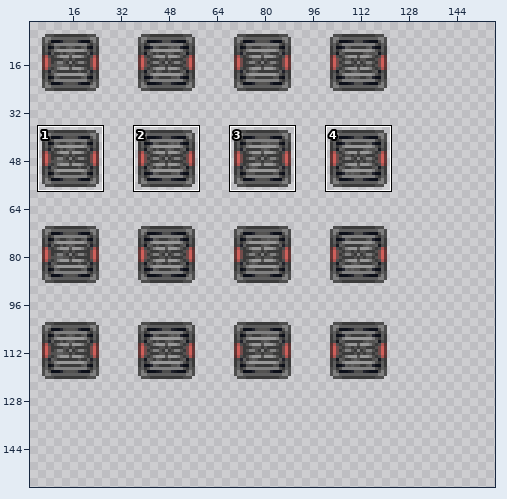
One commit to this sprite sheet: Resources/Textures/Structures/Piping/Atmospherics/vent.rsi/vent_in.png. The picture above shows the old version from afar; the outline marks the close-up.
Close-up. First the earlier version:
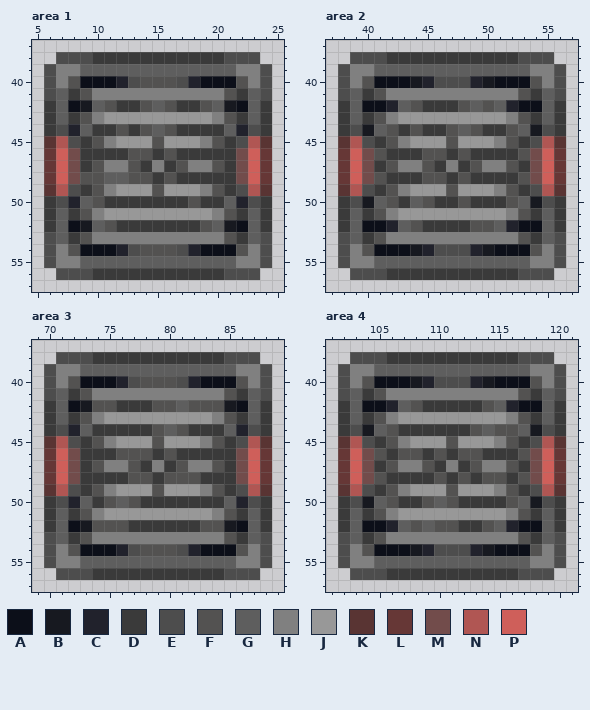
The file is 128x128 pixels. Colours within 5 levels of each other are drawn and written as one. Shown: area 1: x 5..25, y 37..57; area 2: x 37..57, y 37..57; area 3: x 69..89, y 37..57; area 4: x 101..121, y 37..57. The old version is drawn lined up with the new one, on the new canvas. The wide view leaves out empty margins. The commit also changed other parts of the picture, which this record leaves out.
Palette (. is transparent): A #0c0f19  B #171920  C #21222c  D #3a3a3a  E #4d4d4d  F #535251  G #5e5e5e  H #808080  J #989898  K #593433  L #663736  M #724c4b  N #b05653  P #cf5f5a
Pixels before, area 1, first column x 6:
38 .EEEDDDDDDDDDDDEEE.
39 EHHGGGGGGGGGGGGGHHE
40 EHFAAACEFFFECAAAFHE
41 EGDFHHHHHHHHHHHFDGE
42 DGABGFDDFGFDDFGBAGD
43 DGDFHJJJJJJJJJHFDGD
44 DECGDDFDFGFDDDDGCED
45 KNEDFHJJJFJJJHFDENK
46 LPMDDDDFFDFDDDDDMPL
47 LPMDFHHFDHDFHHFDMPL
48 LPMFFGGFFDFDDDDDMPL
49 KNEDFHJJJFJJJHFDENK
50 DECGFDDDDDDDFDDGCED
51 DGDFHJJJJJJJJJHFDGD
52 DGABGFDDDDDDDFGBAGD
53 EGDFHHHHHHHHHHHFDGE
54 EHFAAACEFFFECAAAFHE
55 EHHGGGGGGGGGGGGGHHE
56 .EEEDDDDDDDDDDDEEE.
Pixels before, area 2, first column x 38:
38 .EEEDDDDDDDDDDDEEE.
39 EHHGGGGGGGGGGGGGHHE
40 EHFAAABCEEECBAAAFHE
41 EGDFHHHHHHHHHHHFDGE
42 DGAACGFDDDFGFGCAAGD
43 DGDFHJJJJJJJJJHFDGD
44 DEBGFDFDDFGFDDFGBED
45 KNEDFHJJJFJJJHFDENK
46 LPMFDDDFFDFDDDDFMPL
47 LPMDFHHFDHDFHHFDMPL
48 LPMFDDDFFDFDDDDFMPL
49 KNEDFHJJJFJJJHFDENK
50 DEBGFDGFDDFDDDFGBED
51 DGDFHJJJJJJJJJHFDGD
52 DGAACGFDDDDFFGCAAGD
53 EGDFHHHHHHHHHHHFDGE
54 EHFAAABCEEECBAAAFHE
55 EHHGGGGGGGGGGGGGHHE
56 .EEEDDDDDDDDDDDEEE.
Pixels before, area 3, first column x 70:
38 .EEEDDDDDDDDDDDEEE.
39 EHHGGGGGGGGGGGGGHHE
40 EHFAAACEFFFECAAAFHE
41 EGDFHHHHHHHHHHHFDGE
42 DGABFFDDDFFGFFFBAGD
43 DGDFHJJJJJJJJJHFDGD
44 DECGDDDDDFGFDDDGCED
45 KNEDFHJJJFJJJHFDENK
46 LPMDDDFFFDFDDDDDMPL
47 LPMDFHHFDHDFHHFDMPL
48 LPMDDDDFFDFFFDDDMPL
49 KNEDFHJJJFJJJHFDENK
50 DECGDFGFDDDDDDDGCED
51 DGDFHJJJJJJJJJHFDGD
52 DGABFFFDDDDDDFFBAGD
53 EGDFHHHHHHHHHHHFDGE
54 EHFAAACEFFFECAAAFHE
55 EHHGGGGGGGGGGGGGHHE
56 .EEEDDDDDDDDDDDEEE.
Pixels before, area 4, first column x 102:
38 .EEEDDDDDDDDDDDEEE.
39 EHHGGGGGGGGGGGGGHHE
40 EHFAAABCEEECBAAAFHE
41 EGDFHHHHHHHHHHHFDGE
42 DGAACGFDDDDDFGCAAGD
43 DGDFHJJJJJJJJJHFDGD
44 DEBGFDDDDDDFGFFGBED
45 KNEDFHJJJFJJJHFDENK
46 LPMFDFFDFDFFDDDFMPL
47 LPMDFHHFDHDFHHFDMPL
48 LPMFDDDDFDFDFFDFMPL
49 KNEDFHJJJFJJJHFDENK
50 DEBGFDDFGFDDDDFGBED
51 DGDFHJJJJJJJJJHFDGD
52 DGAACGFGFFDDFGCAAGD
53 EGDFHHHHHHHHHHHFDGE
54 EHFAAABCEEECBAAAFHE
55 EHHGGGGGGGGGGGGGHHE
56 .EEEDDDDDDDDDDDEEE.
And afterwards:
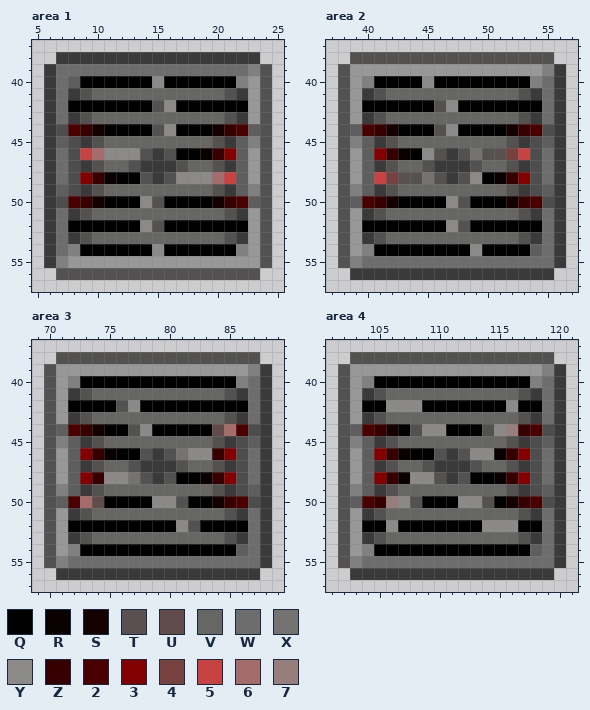
Colours new in this view: Q #000000  R #090000  S #150000  T #5a504f  U #624c4b  V #666664  W #6d6d6d  X #757371  Y #8c8a88  Z #370000  2 #4b0000  3 #820000  4 #774140  5 #c64342  6 #a46c6a  7 #957e7c
The exact change:
canvas 128x128 -> 160x160
Changed rows in their new state; - is an unchanged pixel.
Area 1:
first column x 6:
38 -DDD-----------DDD-
39 DWWWWWWWWWWWWWWWW-F
40 DWGQQQQQQYQQQQQQHJF
41 DW--VVVVVVVVVVV--JF
42 -WQQQQQQQFYQQQQQQJF
43 -W--VVVVVVVVVVV--JF
44 --2ZSQQQQFYQQQSZ2GF
45 DG---VVVVVVVVV--GHF
46 DWE56YYY---QQRZ3GJF
47 DWE--VV--D--VV--GJF
48 DWE3ZRQQ---YYY65GJF
49 DG---VVVVVVVVV--GHF
50 --2ZSQQQYFQQQQSZ2GF
51 -W--VVVVVVVVVVV--JF
52 -WQQQQQQYFQQQQQQQJF
53 DW--VVVVVVVVVVV--JF
54 DWHQQQQQQYQQQQQQHJF
55 D-JJJJJJJJJJJJJJJJF
56 -FFFFFFFFFFFFFFFFF-
Area 2:
first column x 38:
38 -FFFFFFFFFFFFFFFFF-
39 FJJJJJJJJJJJJJJJJ-D
40 FJHQQQQYQQQQQQQQHWD
41 FJ--VVVVVVVVVVV--WD
42 FJQQQQQQFYQQQQQQQW-
43 FJ--VVVVVVVVVVV--W-
44 FG2ZSQQQFYQQQQSZ2--
45 FHG--VVVVVVVVV---GD
46 FJG3ZRQY---XFT45EWD
47 FJG--VV--D--VV--EWD
48 FJG54TFX---YQRZ3EWD
49 FHG--VVVVVVVVV---GD
50 FG2ZSQQQQY-QQQSZ2--
51 FJ--VVVVVVVVVVV--W-
52 FJQQQQQQQYFQQQQQQW-
53 FJ--VVVVVVVVVVV--WD
54 FJHQQQQQQQQYQQQQGWD
55 F-WWWWWWWWWWWWWWWWD
56 -DDD-----------DDD-
Area 3:
first column x 70:
38 -FFFFFFFFFFFFFFFFF-
39 FJJJJJJJJJJJJJJJJ-D
40 FJHQQQQQQQQQQQQQHWD
41 FJ--VVVVVVVVVVV--WD
42 FJQQQQFYQQQQQQQQQW-
43 FJ--VVVVVVVVVVV--W-
44 FG2ZSQQFYQQQQQU62--
45 FHG--VVVVVVVVV---GD
46 FJG3ZRQQ---XYYZ3EWD
47 FJG--VV--D--VV--EWD
48 FJG3ZYYX---QQRZ3EWD
49 FHG--VVVVVVVVV---GD
50 FG26UQQQQYYFQQSZ2--
51 FJ--VVVVVVVVVVV--W-
52 FJQQQQQQQQQYFQQQQW-
53 FJ--VVVVVVVVVVV--WD
54 FJHQQQQQQQQQQQQQGWD
55 F-WWWWWWWWWWWWWWWWD
56 -DDD-----------DDD-
Area 4:
first column x 102:
38 -FFFFFFFFFFFFFFFFF-
39 FJJJJJJJJJJJJJJJJ-D
40 FJHQQQQQQQQQQQQQHWD
41 FJ--VVVVVVVVVVV--WD
42 FJQQYYYQQQQQQQYQQW-
43 FJ--VVVVVVVVVVV--W-
44 FG2ZSQFYYQQQFY7Z2--
45 FHG--VVVVVVVVV---GD
46 FJG3ZRQQ---YYRZ3EWD
47 FJG--VV--D--VV--EWD
48 FJG3ZRYY---QQRZ3EWD
49 FHG--VVVVVVVVV---GD
50 FG2Z7YFQQQYYFQSZ2--
51 FJ--VVVVVVVVVVV--W-
52 FJQQYQQQQQQQYYYQQW-
53 FJ--VVVVVVVVVVV--WD
54 FJHQQQQQQQQQQQQQGWD
55 F-WWWWWWWWWWWWWWWWD
56 -DDD-----------DDD-
Where, in picture pixels (left, top, right, bottom), the same in both close-ups:
changed: (44, 52, 272, 280)
changed: (338, 52, 566, 280)
changed: (44, 352, 272, 580)
changed: (338, 352, 566, 580)
